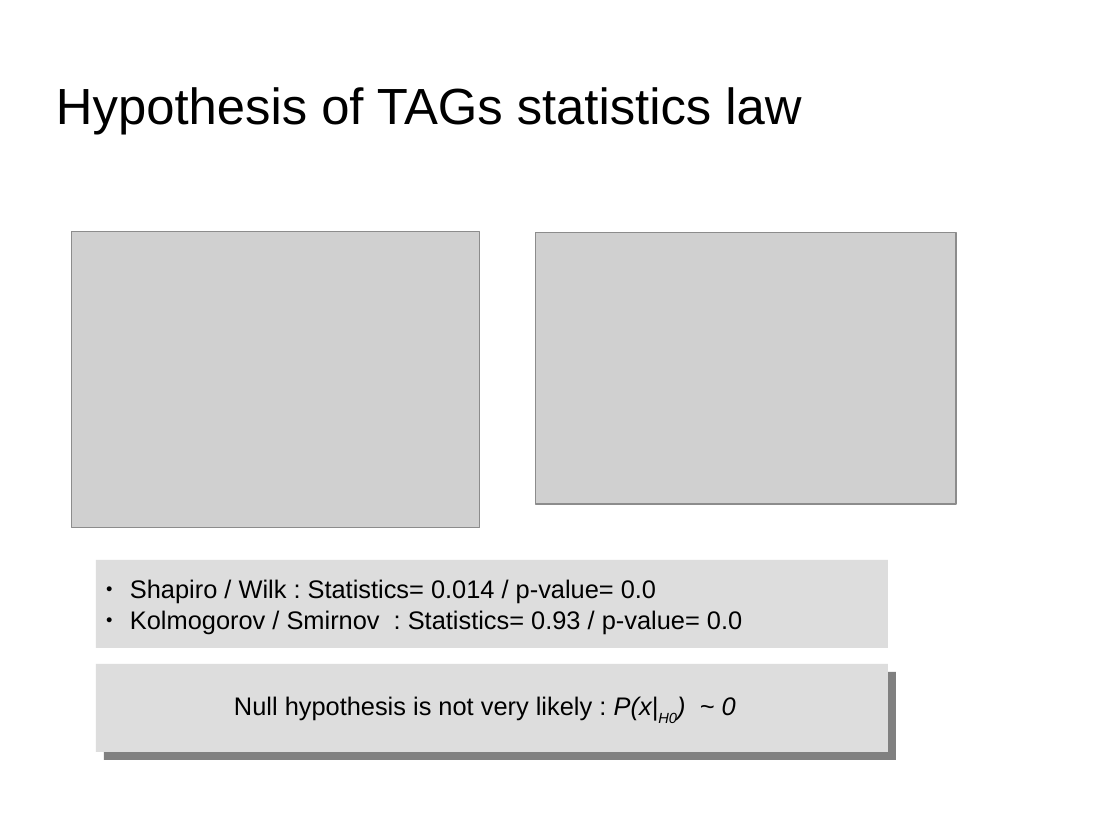
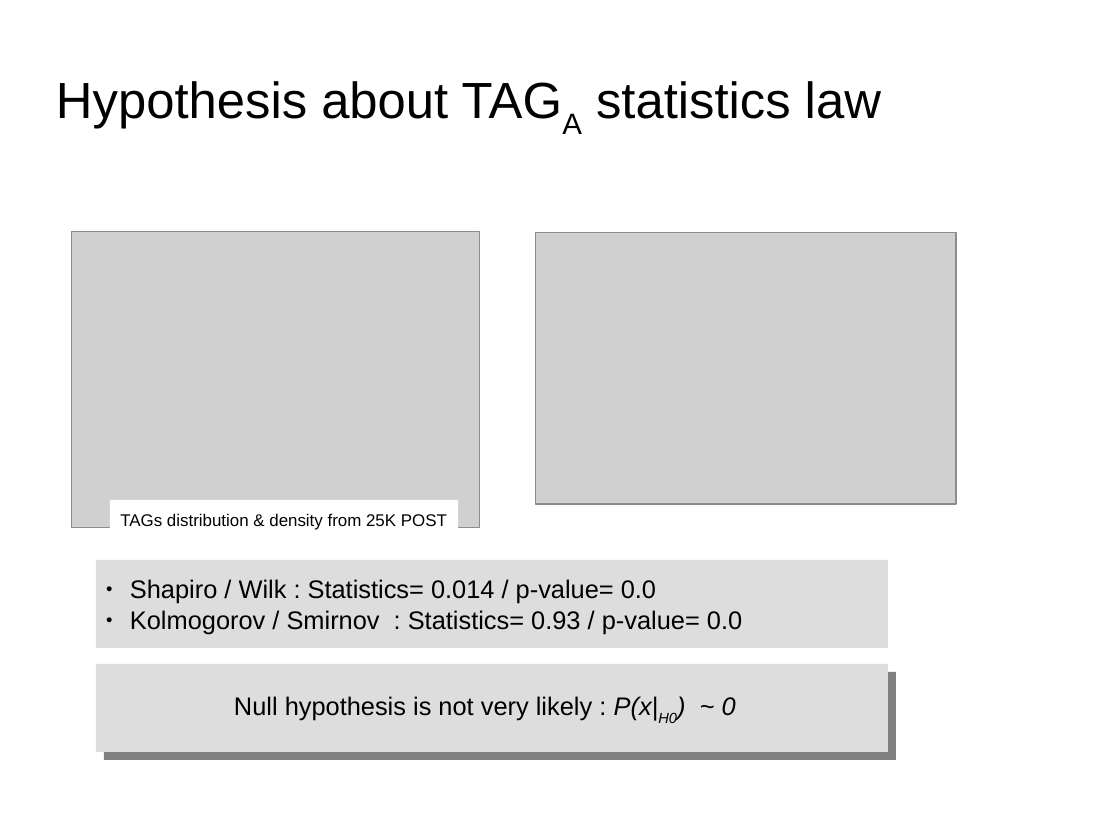
Before and after one commit to dataforcast/OC_Datascientist, a slide deck: slide 13 of P6/report/Openclassrooms_ParcoursDatascientist_P6-V1.odp (slide 9 before the commit). Drawn at 1120x840 pixels with LibreOffice and Linux fonts; fonts in the diff are those of the drawing; grey boxes stand for pictures; background and template pictures are left out. Boxes give left, top, right and bottom in pixels: in the first picture for what was removed or moved away, otherwise in the second. Text is boxed around its words. In the diff, an @@ line names an element or a change of style, - is before the commit and + after.

```diff
--- a/P6/report/Openclassrooms_ParcoursDatascientist_P6-V1.odp
+++ b/P6/report/Openclassrooms_ParcoursDatascientist_P6-V1.odp
@@ title at <box>56,81,881,128</box>: text changed @@
-Hypothesis of TAGs statistics law
+Hypothesis about TAGA statistics law
@@ rectangle added at <box>110,500,458,540</box>, fill #FFFFFF, 12 pt, text #000000 @@
+TAGs distribution & density from 25K POST
```
Also in this commit, not shown: 18 other slides changed, 8 slides added, 3 slides removed, 9 other files.
